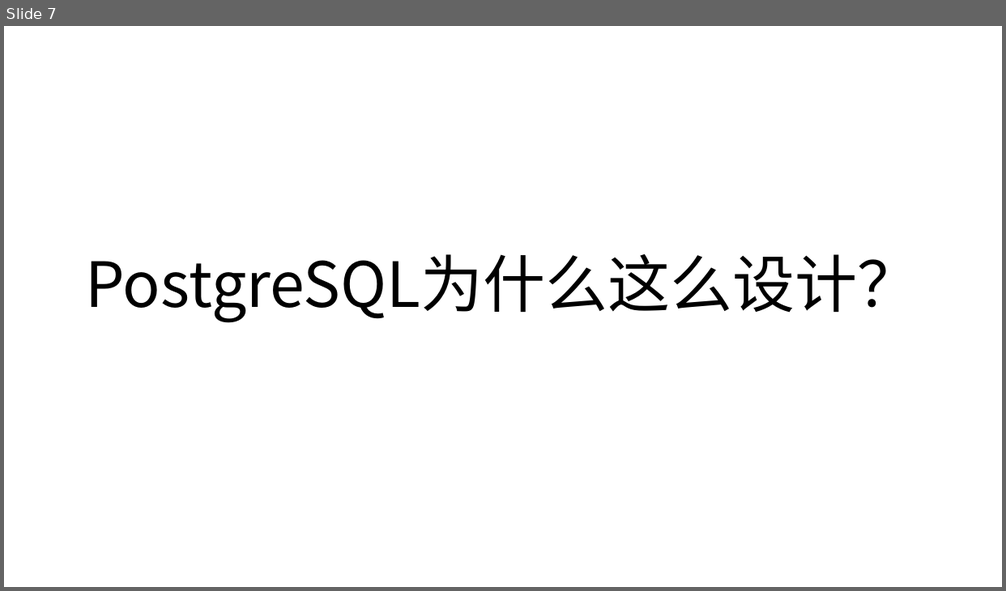
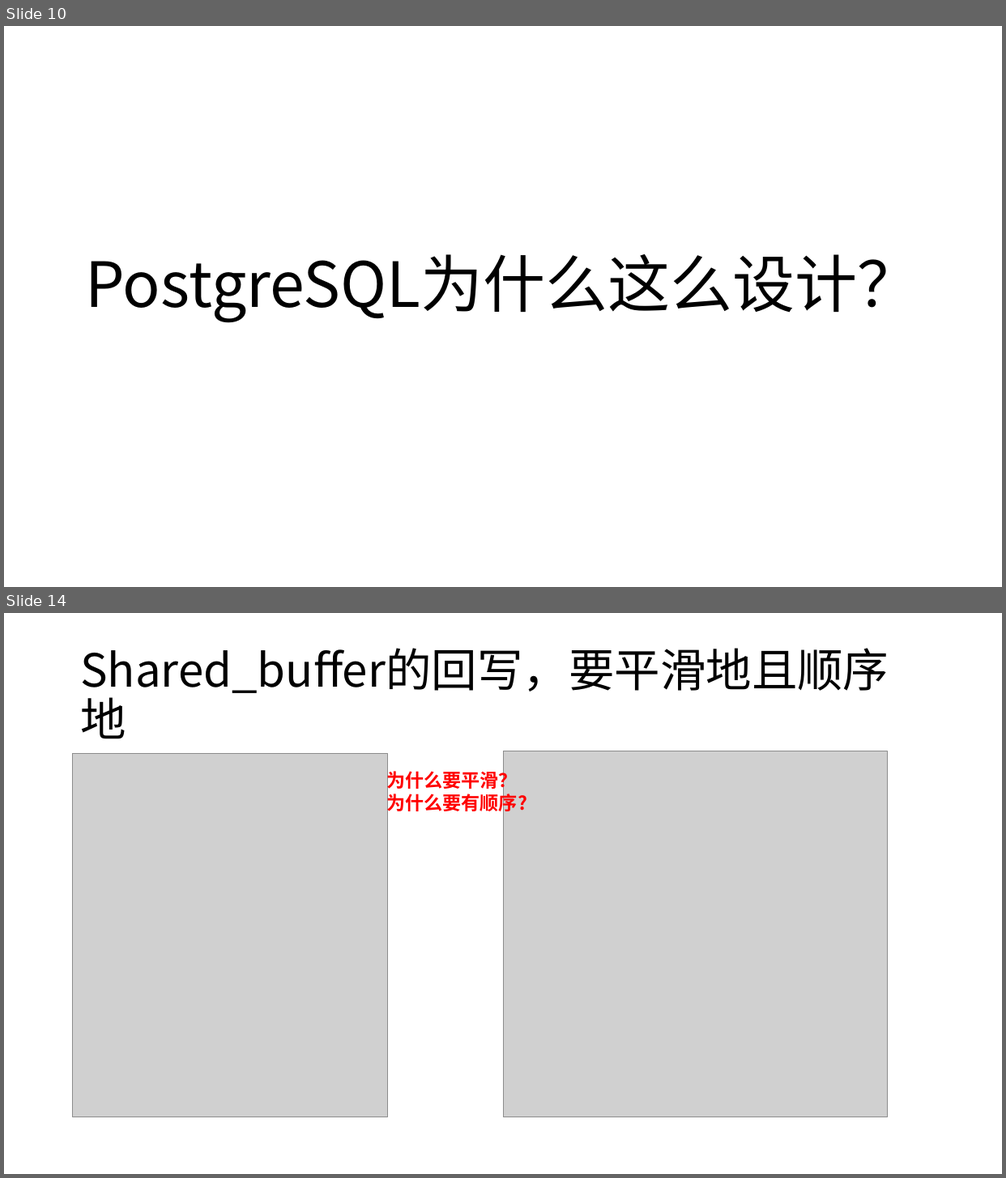
Before and after one commit to yummyliu/papers, a slide deck: pg-buffer.pptx. Shown one above the other, each under a label of ours: slide 7 before the commit, slides 10 and 14 after it; the slides between them are not shown. The pictures are 1006x591 and 1006x1178 pixels, drawn with LibreOffice and Linux fonts; fonts in the diff are those of the drawing; grey boxes stand for pictures. Boxes give left, top, right and bottom in pixels: in the first picture for what was removed or moved away, otherwise in the second. Text is boxed around its words. In the diff, an @@ line names an element or a change of style, - is before the commit and + after.

```diff
--- a/pg-buffer.pptx
+++ b/pg-buffer.pptx
@@ slide 14 added at [4, 613, 1002, 1174], background #FFFFFF @@
@@ title added at [80, 648, 889, 739], 44 pt, text #000000 @@
+Shared_buffer的回写，要平滑地且顺序地
@@ picture added at [73, 754, 388, 1118] @@
@@ picture added at [503, 752, 889, 1118] @@
@@ text added at [386, 769, 527, 814], 18 pt, text #FF0000, bold @@
+为什么要平滑？
+为什么要有顺序?
@@ what was slide 7 is now slide 10 @@
```
Also in this commit, not shown: 9 slides changed, 8 other slides added, 5 slides removed.
